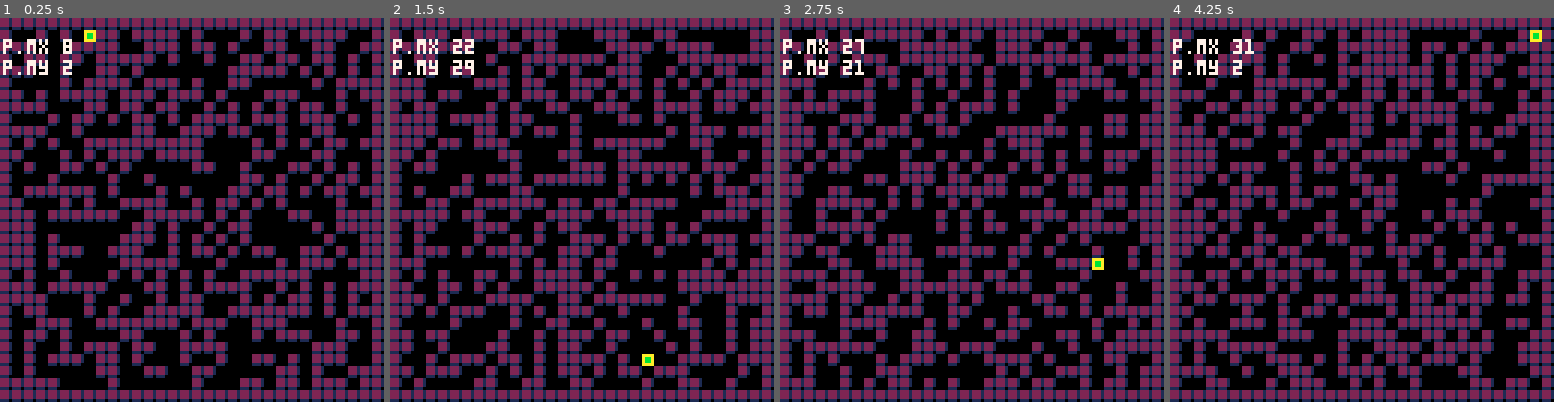
Above: before the commit, frames 1-4 (left to right).
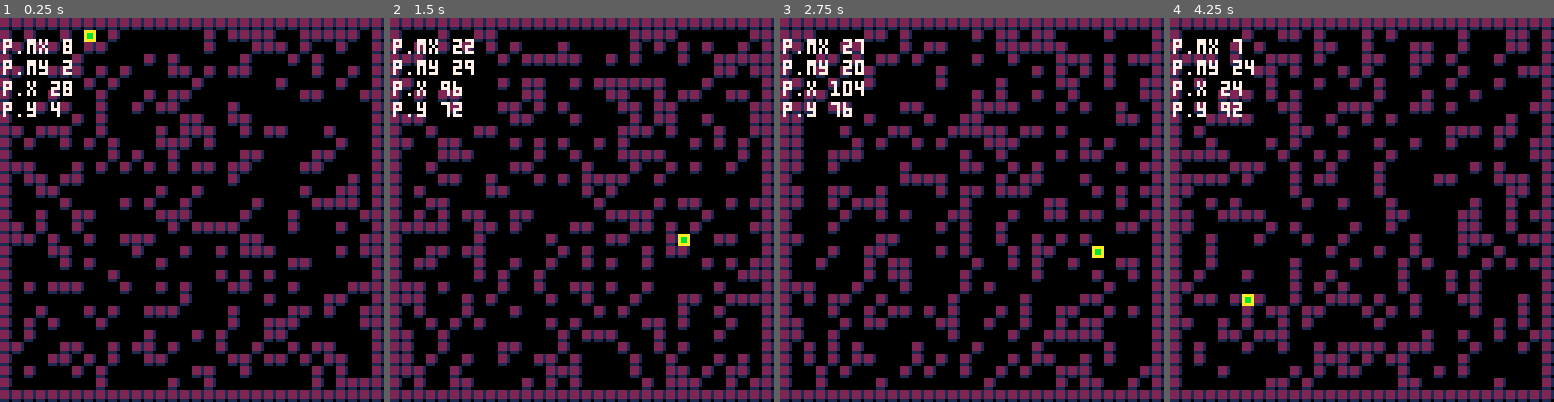
Above: after the commit, the same moments.

Repository: tmelot2/pico-8
Game: PICO-8 cartridge maze1.p8
Two runs of this game, one before a commit and one after it. Both use one fixed random seed, a clock stepped at 60 frames per second and the inputs below.
Inputs:
- Up to frame 1 (0.25 s): no input
- Up to frame 2 (1.5 s): tap O (Z key) at 0.33, 0.7, 1.43 s; tap X (X key) at 1.07 s
- Up to frame 3 (2.75 s): hold Left 1.97-2.37 s; tap X (X key) at 2.07, 2.4, 2.73 s; tap O (Z key) at 2.22 s; hold Down from 2.42 s (still down)
- Up to frame 4 (4.25 s): release Down at 2.82 s; hold Right 2.87-3.53 s; tap X (X key) every 0.33 s from 3.07 to 4.07 s; tap O (Z key) at 3.1, 3.98 s; hold Up 3.58-4.08 s; hold Right from 4.13 s (still down)

The runs differ from the first frame. In frame 1, 35% of the frame differs, in the area x 0-97%, y 3-97%; in frame 2, 33%; in frame 3, 34%; in frame 4, 35%.

Commit message:
Add move animation

Diff:
--- a/maze1.p8
+++ b/maze1.p8
@@ -12,6 +12,7 @@
 t=0
 
 p={}
+anim={}
 
 -- main
 function _init()
@@ -20,6 +21,38 @@
 	p=initplayer()
 end
 
+function _update60()
+	t+=1
+	input()
+	animate()
+	updateplayer()
+end
+
+function _draw()
+	cls(0)
+
+	-- maze
+	for ix,x in ipairs(maze) do
+		for iy,y in ipairs(x) do
+			if y==true then
+				sspr(8,0, 4,4, TILE_SIZE*(ix-1),TILE_SIZE*(iy-1))
+			end
+		end
+	end
+
+	-- player
+	-- sspr(8,8, 4,4, TILE_SIZE*(p.mx-1),TILE_SIZE*(p.my-1))
+	sspr(8,8, 4,4, p.x,p.y)
+	adddebug('p.mx '..p.mx)
+	adddebug('p.my '..p.my)
+	adddebug('p.x '..p.x)
+	adddebug('p.y '..p.y)
+
+	drawdebug()
+end
+
+
+-- maze
 function initmaze()
 	m={}
 	for x=1,MAZE_SIZE do
@@ -31,7 +64,7 @@
 			-- middle
 			else
 				wall=false
-				if frnd(20)<10 then wall=true end
+				if frnd(100)<30 then wall=true end
 			end
 			m[x][y] = wall
 		end
@@ -39,52 +72,87 @@
 	return m
 end
 
+
+-- player
 function initplayer()
-return {
-	mx=frnd(20), my=frnd(20),
-	x=0,y=0,
-	anim={}
-}
-end
-
-function _update60()
-	t+=1
-	input()
-	updateplayer()
+	mx=frnd(20)
+	my=frnd(20)
+	return {
+		mx=mx, my=my,
+		x=TILE_SIZE*(mx-1),y=TILE_SIZE*(my-1)
+	}
 end
 
 function updateplayer()
 end
 
 function moveplayer(mazex, mazey)
+	dur=4
 	if getmazewall(mazex,mazey) == false then
+		sx = TILE_SIZE*(p.mx-1)
+		sy = TILE_SIZE*(p.my-1)
+
 		p.mx=mazex
 		p.my=mazey
-	end
-end
-
-function _draw()
-	cls(0)
-
-	-- maze
-	for ix,x in ipairs(maze) do
-		for iy,y in ipairs(x) do
-			if y==true then
-				-- spr(2, TILE_SIZE*(ix-1), TILE_SIZE*(iy-1), TILE_SIZE/8,TILE_SIZE/8)
-				sspr(8,0, 4,4, TILE_SIZE*(ix-1),TILE_SIZE*(iy-1))
-			end
+		a={
+			obj=p, prop='x',
+			s=sx, e=TILE_SIZE*(p.mx-1),
+			t=0, d=dur
+		}
+		add(anim,a)
+		a={
+			obj=p, prop='y',
+			s=sy, e=TILE_SIZE*(p.my-1),
+			t=0, d=dur
+		}
+		add(anim,a)
+	end
+end
+
+
+-- animation
+function animate()
+	for a in all(anim) do
+		if a.t>=a.d then
+			del(anim,a)
 		end
-	end
-
-	-- player
-	sspr(8,8, 4,4, TILE_SIZE*(p.mx-1),TILE_SIZE*(p.my-1))
-	-- sspr(8,8, 4,4, p.x,p.y)
-	adddebug('p.mx '..p.mx)
-	adddebug('p.my '..p.my)
-
-	drawdebug()
-end
-
+		percent = a.t/a.d
+		val = a.s + percent*(a.e-a.s)
+		a.obj[a.prop] = val
+
+		a.t+=1
+	end
+end
+
+
+-- input
+function input()
+	if btnp(0) then
+		moveplayer(p.mx-1, p.my)
+	end
+	if btnp(1) then
+		moveplayer(p.mx+1, p.my)
+	end
+	if btnp(2) then
+		moveplayer(p.mx, p.my-1)
+	end
+	if btnp(3) then
+		moveplayer(p.mx, p.my+1)
+	end
+
+	if btn(4) then
+		nx = frnd(20+10)+1
+		ny = frnd(20+10)+1
+		moveplayer(nx,ny)
+	end
+
+	if btnp(5) then maze=initmaze() end
+
+	c = maze[p.mx][p.my]
+end
+
+
+-- util
 function frnd(x)
 	return flr(rnd(x))
 end
@@ -117,33 +185,6 @@
 function easequarticout(t)
 	return 1 - (1-t)^4
 end
-
--- input
-function input()
-	if btnp(0) then
-		moveplayer(p.mx-1, p.my)
-	end
-	if btnp(1) then
-		moveplayer(p.mx+1, p.my)
-	end
-	if btnp(2) then
-		moveplayer(p.mx, p.my-1)
-	end
-	if btnp(3) then
-		moveplayer(p.mx, p.my+1)
-	end
-
-	if btn(4) then
-		p.mx = frnd(20+10)+1
-		p.my = frnd(20+10)+1
-	end
-
-	if btnp(5) then maze=initmaze() end
-
-	c = maze[p.mx][p.my]
-	if c==true then adddebug('c '..tostring(c)) end
-end
-
 
 __gfx__
 00000000222122221221122118810000000000000000000000000000000000000000000000000000000000000000000000000000000000000000000000000000
